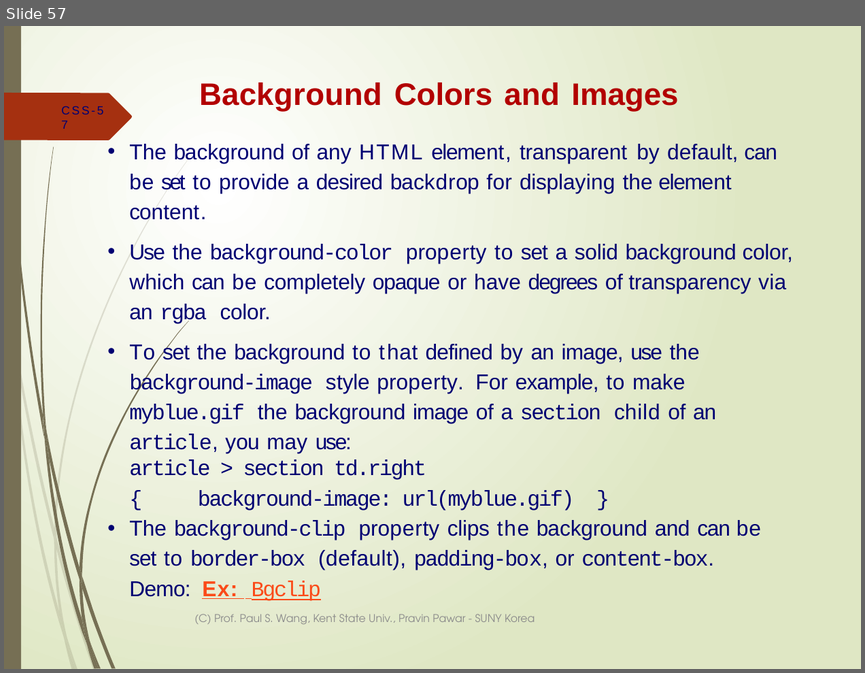
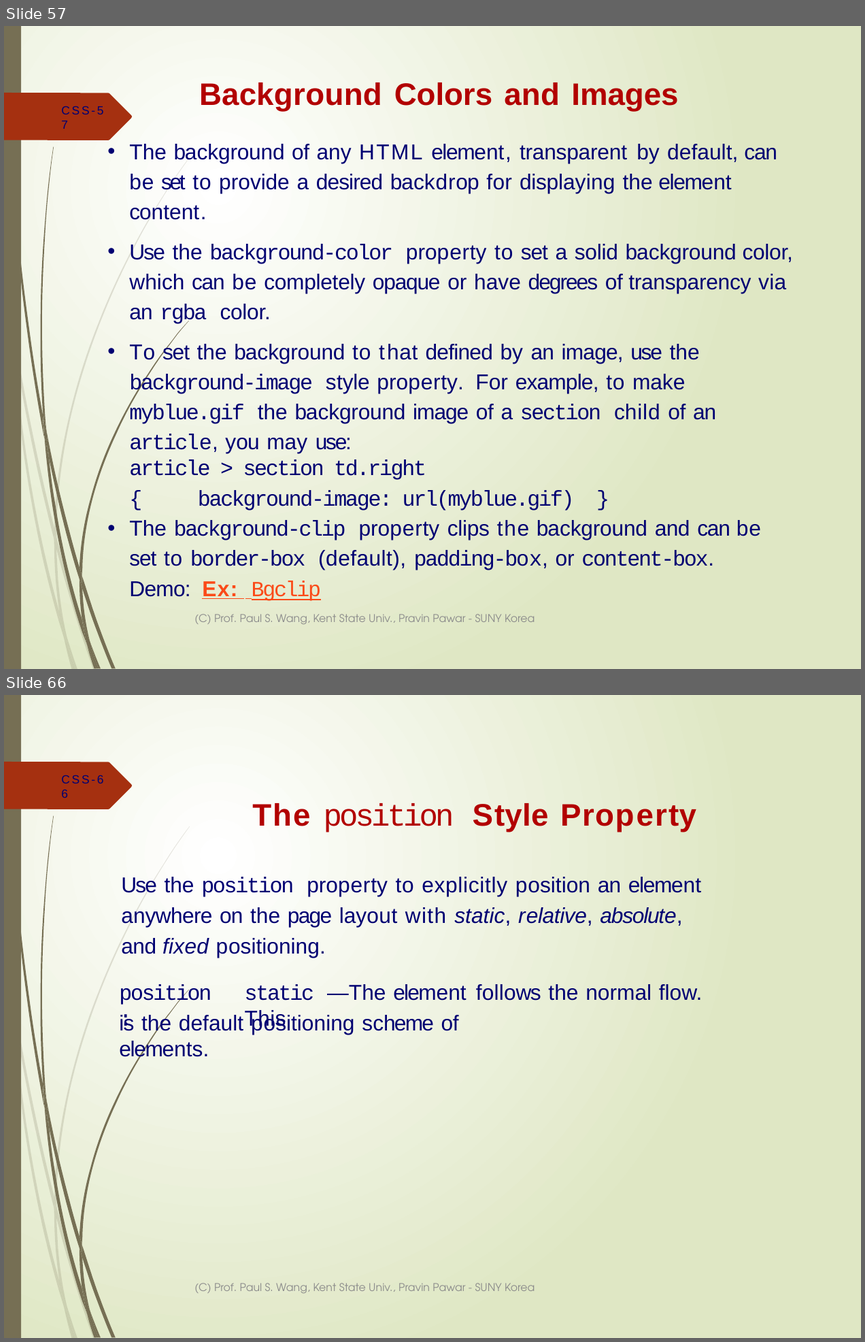
Before and after one commit to ppawar/ppawar.github.io, a slide deck: Fall2019/CSE102-F19/lectures/CSE102_Lec4-CSS.pptx. Shown one above the other, each under a label of ours: slide 57 before the commit, slides 57 and 66 after it; the slides between them are not shown. The pictures are 865x673 and 865x1342 pixels, drawn with LibreOffice and Linux fonts; fonts in the diff are those of the drawing. Boxes give left, top, right and bottom in pixels: in the first picture for what was removed or moved away, otherwise in the second. Text is boxed around its words. In the diff, an @@ line names an element or a change of style, - is before the commit and + after.

```diff
--- a/Fall2019/CSE102-F19/lectures/CSE102_Lec4-CSS.pptx
+++ b/Fall2019/CSE102-F19/lectures/CSE102_Lec4-CSS.pptx
@@ slide 66 added at (x1=4, y1=695, x2=861, y2=1338), background gradient #FFFFFF to #DFE8C4; not listed: 24 template elements that a slide beside it also shows @@
@@ page number added at (x1=61, y1=775, x2=103, y2=783), 10 pt, text #000072 @@
+CSS-66
@@ title added at (x1=252, y1=803, x2=696, y2=832), 26 pt, text #B20000, bold @@
+The position Style Property
@@ text added at (x1=121, y1=877, x2=701, y2=957), 18.1 pt, text #000072 @@
+Use the position property to explicitly position an element anywhere on the page layout with static, relative, absolute, and fixed positioning.
@@ text added at (x1=119, y1=984, x2=211, y2=1006), 18.1 pt, text #000072 @@
+position:
@@ text added at (x1=245, y1=984, x2=702, y2=1030), 18.1 pt, text #000072 @@
+static —The element follows the normal flow. This
@@ text added at (x1=119, y1=1013, x2=459, y2=1060), 18.1 pt, text #000072 @@
+is the default positioning scheme of elements.
@@ text added at (x1=194, y1=1283, x2=534, y2=1293), 9 pt, text #8C8C8C @@
+(C) Prof. Paul S. Wang, Kent State Univ., Pravin Pawar - SUNY Korea
```
Also in this commit, not shown: 17 other slides added, 1 other file.
